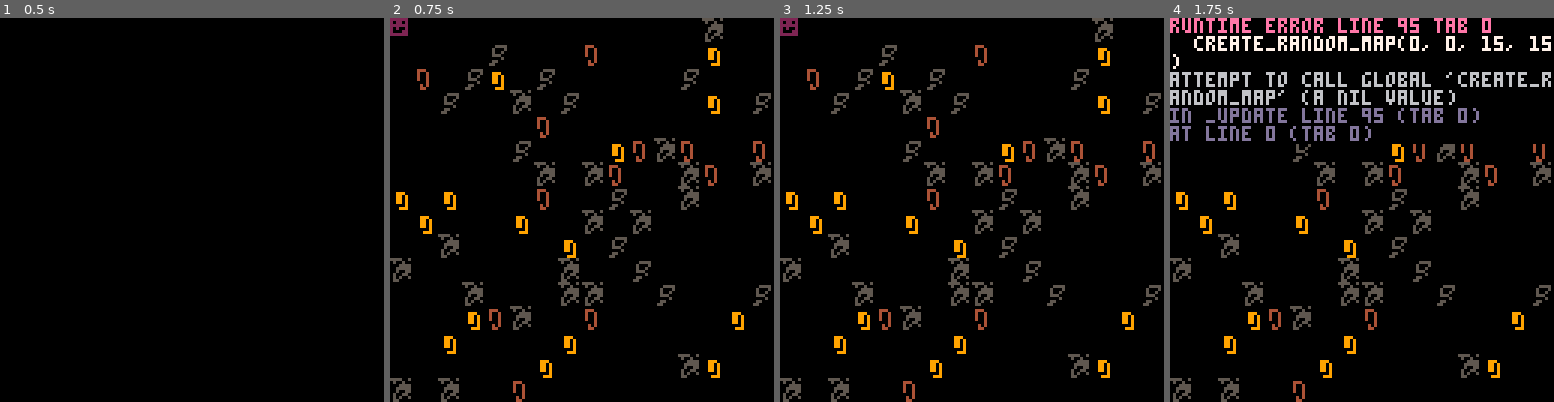
Above: before the commit, frames 1-4 (left to right).
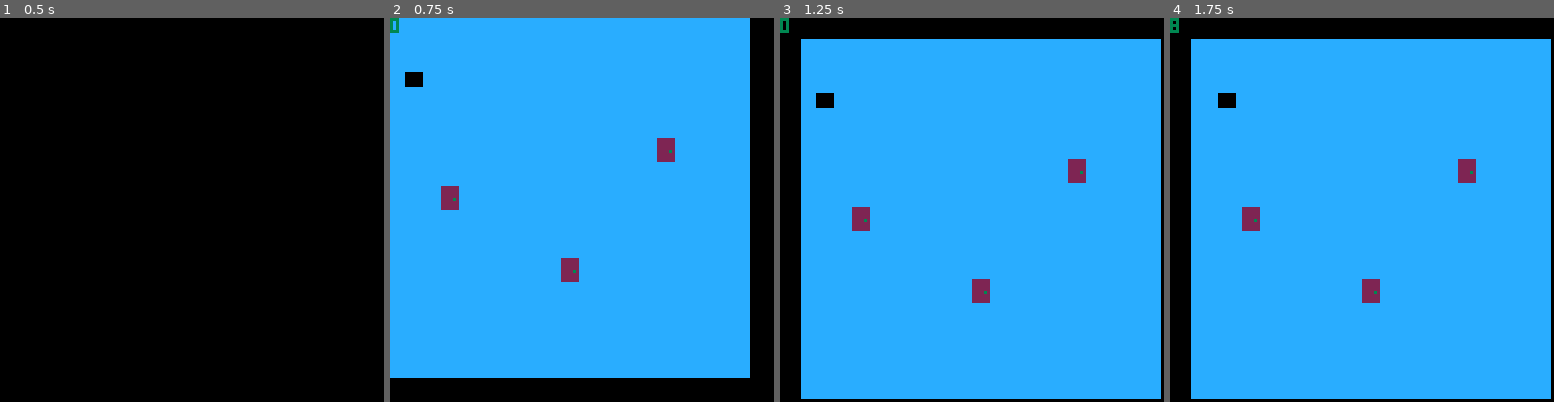
Above: after the commit, the same moments.

Repository: konata-chan404/vimjam-2020
Game: PICO-8 cartridge game.p8
The game is run twice, just before and just after one commit, with the same random seed, the same clock (stepped at 60 frames per second) and the same inputs.
Inputs:
- Up to frame 1 (0.5 s): no input
- Up to frame 2 (0.75 s): tap O (Z key) at 0.7 s
- Up to frame 3 (1.25 s): no input
- Up to frame 4 (1.75 s): hold Right from 1.6 s (still down); tap O (Z key) at 1.7 s

Frame 1 is identical in both runs. In frame 2, 89% of the frame differs, in the area x 0-100%, y 0-100%; in frame 3, 88%; in frame 4, 90%.
Error before the commit: runtime error line 95 tab 0; create_random_map(0, 0, 15, 15); attempt to call global 'create_random_map' (a nil value)

Commit message:
rip projec too soon ):

Diff:
--- a/game.p8
+++ b/game.p8
@@ -11,6 +11,7 @@
 ---
 function menu_init()
 	t = 0
+	debug = 0
 
 	_update = menu_update
 	_draw = menu_draw
@@ -50,8 +51,13 @@
 
 	create_game_stuff()
 
-	create_random_world(0, 0, 30, 30)
+	create_random_world(0, 16, 30, 30)
+	create_random_world(16, 0, 16, 16)
+	create_random_world(33, 0, 20, 20)
+
 	load_world(1)
+	palt(0, false)
+	palt(1, true)
 end
 
 function game_update()
@@ -61,6 +67,7 @@
 	if btn(0)
 	then
 		new_xpos = player.xpos - player.speed
+		player.direction = 0
 	end
 	if not is_wall(new_xpos, player.ypos, player.width, player.height) then
 		player.xpos = new_xpos
@@ -69,6 +76,7 @@
 	if btn(1)
 	then
 		new_xpos = player.xpos + player.speed
+		player.direction = 1
 	end
 	if not is_wall(new_xpos, player.ypos, player.width, player.height) then
 		player.xpos = new_xpos
@@ -77,6 +85,7 @@
 	if btn(2)
 	then
 		new_ypos = player.ypos - player.speed
+		player.direction = 2
 	end
 	if not is_wall(player.xpos, new_ypos, player.width, player.height) then
 		player.ypos = new_ypos
@@ -85,6 +94,7 @@
 	if btn(3)
 	then
 		new_ypos = player.ypos + player.speed
+		player.direction = 3
 	end
 	if not is_wall(player.xpos, new_ypos, player.width, player.height) then
 		player.ypos = new_ypos
@@ -95,7 +105,8 @@
 
 	if btnp(4)
 	then
-		create_random_map(0, 0, 15, 15)
+		debug = "swag"
+		interact(player.direction)
 	end
 end
 
@@ -106,6 +117,9 @@
 	map(current_world.celx, current_world.cely, 0, 0, current_world.celw, current_world.celh)
 
 	spr(0, player.xpos, player.ypos)
+
+	camera()
+	print(debug)
 end
 
 ---
@@ -115,6 +129,9 @@
 	player = {
 		xpos = 0,
 		ypos = 0,
+		old_xpos = 0,
+		old_xpos = 0,
+
 		speed = 1,
 		width = 6,
 		height = 6,
@@ -126,7 +143,21 @@
 		ypos = 0,
 	}
 
-	worlds = {}
+	worlds =
+	{
+		{
+			celx = 0,
+			cely = 0,
+			celw = 15,
+			celh = 15,
+			spawn = {
+				xpos = 1,
+				ypos = 1,
+			},
+
+			palette = random_palette()
+		}
+	}
 
 	current_world = {
 		index = 0
@@ -141,14 +172,21 @@
 		celw = celw,
 		celh = celh,
 
+		spawn = {
+			xpos = random_range(0, celw),
+			ypos = random_range(0, celh-2)
+		},
+
 		palette = random_palette()
 	}
 
 	for cely = cely_start, cely_start+celh do
 		for celx = celx_start, celx_start+celw do
-			mset(celx, cely, random_range(16, 20))
+			mset(celx, cely, random_range(32, 36))
 		end
 	end
+
+	mset(worlds[#worlds].celx+worlds[#worlds].spawn.xpos, worlds[#worlds].cely+worlds[#worlds].spawn.ypos, 15+#worlds)
 end
 
 function load_world(index)
@@ -156,31 +194,25 @@
 	current_world.index = index
 
 	load_palette(current_world.palette)
+
+	player.xpos = current_world.spawn.xpos*8 - 4
+	player.ypos = current_world.spawn.ypos*8 + 8
 end
 
 function update_camera()
-	local new_cam_xpos = mid(0, player.xpos - (current_world.celx*8)-64-player.width/2, (current_world.celw*8)-127)
-	local new_cam_ypos = mid(0, player.ypos - (current_world.cely*8)-64-player.height/2, (current_world.celh*8)-127)
+	local new_cam_xpos = mid(0, player.xpos -64+player.width/2, (current_world.celw*8)-127)
+	local new_cam_ypos = mid(0, player.ypos -64+player.height/2, (current_world.celh*8)-127)
 
 	cam.xpos = new_cam_xpos
 	cam.ypos = new_cam_ypos
 end
 
-function random_palette()
-	local palette = {}
-	for i=1,16 do
-		palette[i] = random_range(0, 15)
-	end
-
-	return palette
-end
-
 function is_wall(xpos, ypos, width, height)
 	return
-		fget( mget(xpos/8, ypos/8), 1) or
-		fget( mget((xpos+width)/8, ypos/8), 1) or
-		fget( mget(xpos/8, (ypos+height)/8), 1) or
-		fget( mget((xpos+width)/8, (ypos+height)/8), 1)
+		fget( mget(current_world.celx+xpos/8, current_world.cely+ypos/8), 1) or
+		fget( mget(current_world.celx+(xpos+width)/8, current_world.cely+ypos/8), 1) or
+		fget( mget(current_world.celx+xpos/8, current_world.cely+(ypos+height)/8), 1) or
+		fget( mget(current_world.celx+(xpos+width)/8, current_world.cely+(ypos+height)/8), 1)
 		or
 		xpos < 0 or
 		ypos < 0 or
@@ -188,6 +220,30 @@
 		ypos+height > current_world.celh*8
 end
 
+function interact(direction)
+	local sprite = 0
+
+	if (direction==1) then sprite = mget( current_world.celx+(player.xpos+player.width+4)/8, current_world.cely+(player.ypos+player.height/2)/8 ) end
+	if (direction==0) then sprite = mget( current_world.celx+(player.xpos-4)/8, current_world.cely+(player.ypos+player.height/2)/8 ); end
+	if (direction==3) then sprite = mget( current_world.celx+(player.xpos+player.width/2)/8, current_world.cely+(player.ypos+player.height+4)/8 ) end
+	if (direction==2) then sprite = mget( current_world.celx+(player.xpos+player.width/2)/8, current_world.cely+(player.ypos-4)/8 ) end
+
+	debug = player.xpos
+
+	if fget(sprite, 2) then
+		if (current_world.index == 1)
+		then
+			player.old_xpos = player.xpos
+			player.old_ypos = player.ypos
+
+			load_world(sprite-14)
+		else
+			load_world(1)
+			player.xpos = player.old_xpos
+			player.ypos = player.old_ypos
+		end
+	end
+end
 ---
 --- utils
 ---
@@ -201,11 +257,44 @@
 
 function load_palette(palette)
 	pal()
-	for i=1,#palette do
+	for i=2,#palette do
 		pal(i-1, palette[i])
 	end
 end
 
+function random_palette()
+	local palette = {}
+	for i=1,16 do
+		palette[i] = random_range(10, 15)
+	end
+
+	return palette
+end
+…(25 lines of a section not shown)…
 
 
 
@@ -224,5 +313,22 @@
 
 
 __gff__
-0000000000000000000000000000000000020000000000000000000000000000000000000000000000000000000000000000000000000000000000000000000000000000000000000000000000000000000000000000000000000000000000000000000000000000000000000000000000000000000000000000000000000000
+0000000000000000000000000000000006060600000000000000000000000000000200000000000000000000000000000000000000000000000000000000000000000000000000000000000000000000000000000000000000000000000000000000000000000000000000000000000000000000000000000000000000000000
 0000000000000000000000000000000000000000000000000000000000000000000000000000000000000000000000000000000000000000000000000000000000000000000000000000000000000000000000000000000000000000000000000000000000000000000000000000000000000000000000000000000000000000
+__map__
+4040404040404040404040404040404000000000000000000000000000000000000000000000000000000000000000000000000000000000000000000000000000000000000000000000000000000000000000000000000000000000000000000000000000000000000000000000000000000000000000000000000000000000
+4040404040404040404040404040404000000000000000000000000000000000000000000000000000000000000000000000000000000000000000000000000000000000000000000000000000000000000000000000000000000000000000000000000000000000000000000000000000000000000000000000000000000000
+4040404040404040404040404040404000000000000000000000000000000000000000000000000000000000000000000000000000000000000000000000000000000000000000000000000000000000000000000000000000000000000000000000000000000000000000000000000000000000000000000000000000000000
+4040404040404040404040404040404000000000000000000000000000000000000000000000000000000000000000000000000000000000000000000000000000000000000000000000000000000000000000000000000000000000000000000000000000000000000000000000000000000000000000000000000000000000
+4040404040404040404040404040404000000000000000000000000000000000000000000000000000000000000000000000000000000000000000000000000000000000000000000000000000000000000000000000000000000000000000000000000000000000000000000000000000000000000000000000000000000000
+4040404040404040404040124040404000000000000000000000000000000000000000000000000000000000000000000000000000000000000000000000000000000000000000000000000000000000000000000000000000000000000000000000000000000000000000000000000000000000000000000000000000000000
+4040404040404040404040404040404000000000000000000000000000000000000000000000000000000000000000000000000000000000000000000000000000000000000000000000000000000000000000000000000000000000000000000000000000000000000000000000000000000000000000000000000000000000
+4040104040404040404040404040404000000000000000000000000000000000000000000000000000000000000000000000000000000000000000000000000000000000000000000000000000000000000000000000000000000000000000000000000000000000000000000000000000000000000000000000000000000000
+4040404040404040404040404040404000000000000000000000000000000000000000000000000000000000000000000000000000000000000000000000000000000000000000000000000000000000000000000000000000000000000000000000000000000000000000000000000000000000000000000000000000000000
+4040404040404040404040404040404000000000000000000000000000000000000000000000000000000000000000000000000000000000000000000000000000000000000000000000000000000000000000000000000000000000000000000000000000000000000000000000000000000000000000000000000000000000
+4040404040404011404040404040404000000000000000000000000000000000000000000000000000000000000000000000000000000000000000000000000000000000000000000000000000000000000000000000000000000000000000000000000000000000000000000000000000000000000000000000000000000000
+4040404040404040404040404040404000000000000000000000000000000000000000000000000000000000000000000000000000000000000000000000000000000000000000000000000000000000000000000000000000000000000000000000000000000000000000000000000000000000000000000000000000000000
+4040404040404040404040404040404000000000000000000000000000000000000000000000000000000000000000000000000000000000000000000000000000000000000000000000000000000000000000000000000000000000000000000000000000000000000000000000000000000000000000000000000000000000
+4040404040404040404040404040404000000000000000000000000000000000000000000000000000000000000000000000000000000000000000000000000000000000000000000000000000000000000000000000000000000000000000000000000000000000000000000000000000000000000000000000000000000000
+4040404040404040404040404040404000000000000000000000000000000000000000000000000000000000000000000000000000000000000000000000000000000000000000000000000000000000000000000000000000000000000000000000000000000000000000000000000000000000000000000000000000000000
+4040404040404040404040404040404000000000000000000000000000000000000000000000000000000000000000000000000000000000000000000000000000000000000000000000000000000000000000000000000000000000000000000000000000000000000000000000000000000000000000000000000000000000
Not shown, changed: 40 lines of the sprite sheet (__gfx__) section of game.p8
